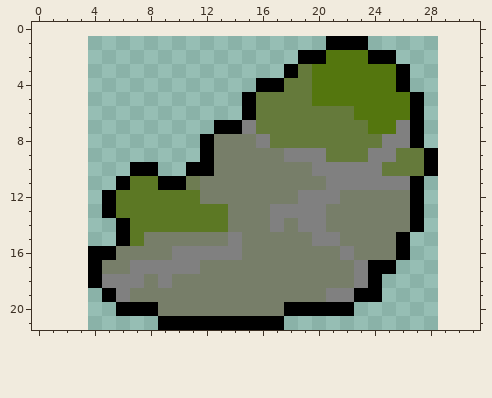
Pixel-art sprite -- object_fab/rock_simple.png. That is the earlier state.
The file is 25x21 pixels. The old version is drawn lined up with the new one, on the new canvas.
After the commit:
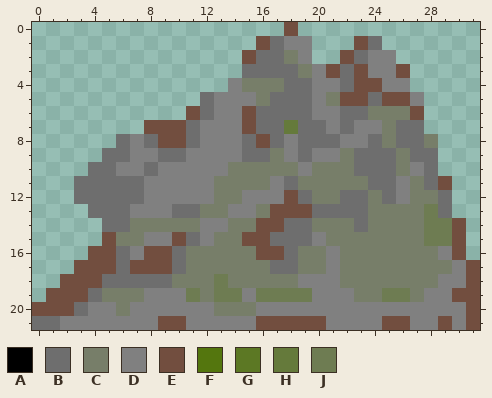
Palette (. is transparent): A #000000  B #6e6e6e  C #777e69  D #808080  E #724e3f  F #54760e  G #5c7824  H #657a3b  J #6e7c52
From old to new:
canvas 25x21 -> 32x22, the old top-left corner now at 4,1
Changed rows in their new state; - is an unchanged pixel.
first column x 0:
 0 ------------------E-------------
 1 ----------------EBDD-..EB-------
 2 ---------------EBBCD..EBDD------
 3 ---------------BBBBCDEBEDDE-----
 4 --------------DCCCBBDDBEEDD-----
 5 ------------BDDDCBBBDCEEBEED----
 6 -----------EBDDEBBBBDDBBCCCE----
 7 --------EEEBDDDEBB-BBDBDDCBB----
 8 ------BDBEEBDDDBEBDBBBDDBCBBC---
 9 -----BBDDBBDDDDBB--B-DCBBBCBB---
10 ----BBDDBDDDDD-----DCCCBBBCDB---
11 ---BBBBBDDDDD----DB--CCCBB-CBE--
12 ---BBBBBDDDDD--DDDEBCCBB-BDCCB--
13 ----BBBDDDBBCCDD-EEEBBBB---CJB--
14 -----BBCCCCCDD--EEBBC--B---CJJE-
15 -----ECCDDEBD-CEEBBB-C----CCJJE-
16 ----EEBDEEBCCCC-EEB--DC---CCCDE-
17 ---EEEBEEEBC-----BB--D-CCCCCCCDE
18 --EEEBBBBB---J-----DDD-CCCCCCDDE
19 -EEEBCC-DDDJ-JJDJJJJD--CCJJCDDEE
20 EEEBDDCDDDDDD---DDDDDDDDDDDDDDDE
21 BBDDDDDDDEEDDDDDEEEEEDDDDEEDDEDE
Changed places in both pictures, as pixel boxes (x1, y1, x2, y2):
changed: (32, 22, 480, 330)
